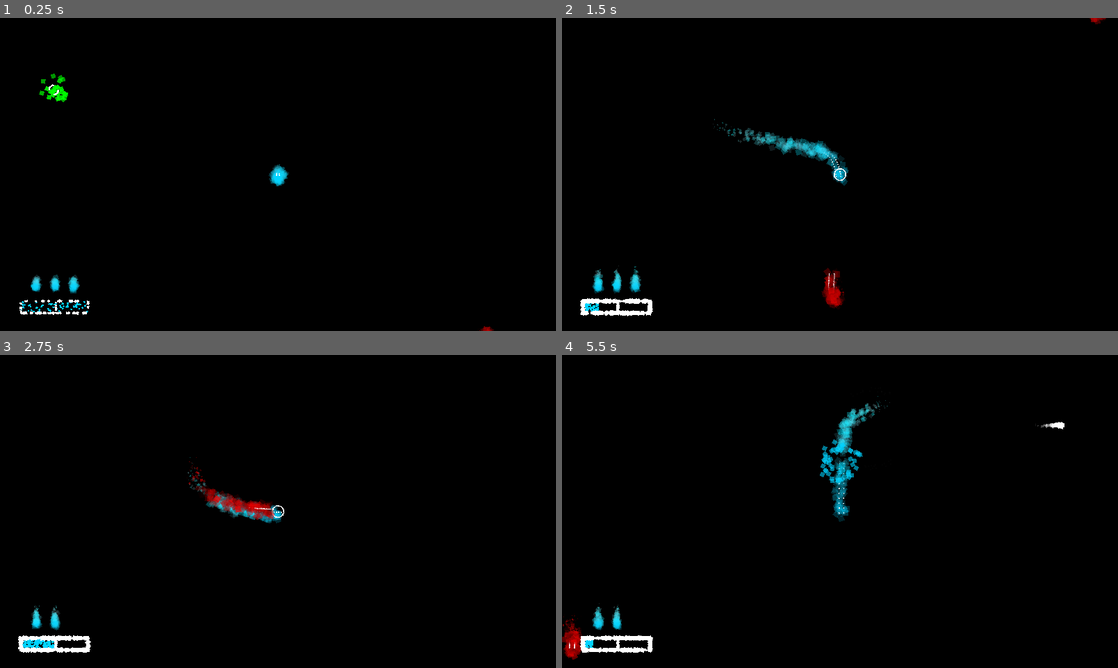
Above: before the commit, frames 1-4 (two rows, left to right).
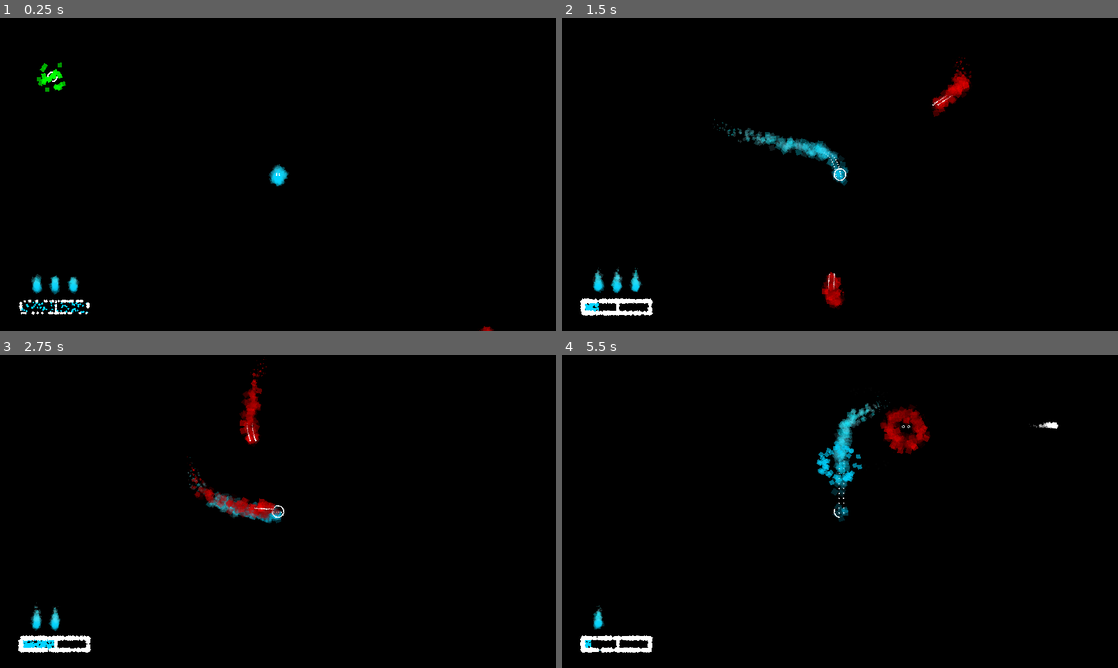
Above: after the commit, the same moments.

Repository: KirbyAndStuff/volatility
Game: Godot game, scene res://world.tscn
The game is run twice, just before and just after one commit, with the same random seed, the same clock (stepped at 60 frames per second) and the same inputs.
Inputs (mouse positions are in pixels of both pictures, inside the frame that each line leads up to):
- Up to frame 1 (0.25 s): no input
- Up to frame 2 (1.5 s): move the mouse to (962, 158) at 0.52 s; hold D (blue_right) 0.53-1.28 s; hold Shift (dash) 0.53-1.28 s; move the mouse to (728, 190) at 1.27 s; hold S (blue_down) from 1.28 s (still down); tap Shift (dash) at 1.35 s
- Up to frame 3 (2.75 s): move the mouse to (333, 442) at 2.02 s; release S (blue_down) at 2.03 s; press the mouse at (333, 442) at 2.03 s; hold D (blue_right) from 2.03 s (still down); tap Shift (dash) at 2.3 s
- Up to frame 4 (5.5 s): move the mouse to (812, 574) at 2.77 s; release D (blue_right) at 2.78 s; release the mouse at (812, 574) at 2.78 s; hold W (blue_up) 2.78-3.53 s; right-click (812, 574) at 2.85 s; tap Shift (dash) at 3.05, 4.35, 5.3 s; move the mouse to (1006, 558) at 3.52 s; hold Shift (dash) 3.53-4.28 s; hold A (blue_left) 3.53-5.03 s; move the mouse to (673, 464) at 4.27 s; move the mouse to (867, 511) at 5.02 s; press the mouse at (867, 511) at 5.03 s; hold S (blue_down) from 5.03 s (still down)

The runs differ from the first frame. In frame 1, 0.8% of the frame differs, in the area x 3-17%, y 14-95%; in frame 2, 1.0%; in frame 3, 1.5%; in frame 4, 2.3%, in the area x 0-91%, y 15-98%.

Commit message:
added green hurt particles

Diff:
--- a/enemies/green/green.gd
+++ b/enemies/green/green.gd
@@ -1,4 +1,6 @@
 extends CharacterBody2D
+
+var green_hurt := preload("res://enemies/green/green_hurt.tscn")
 
 var green_health = 3
 var shoot_at_player = false
@@ -15,6 +17,9 @@
 
 func _on_playerdeath_area_entered(area):
 	if area.name == "bullet_hurtbox":
+		var effect := green_hurt.instantiate()
+		effect.position = position
+		get_parent().add_child(effect)
 		green_health -= 1
 	if area.name == "parried_hurtbox":
 		green_health -= 2
--- a/enemies/green/green.tscn
+++ b/enemies/green/green.tscn
@@ -83,7 +83,6 @@
 shape = SubResource("CircleShape2D_mawf4")
 
 [node name="GunTimer" type="Timer" parent="."]
-wait_time = 0.8
 
 [connection signal="area_entered" from="playerdeath" to="." method="_on_playerdeath_area_entered"]
 [connection signal="body_entered" from="player_detection" to="." method="_on_player_detection_body_entered"]
--- a/enemies/green/green_bullet.gd
+++ b/enemies/green/green_bullet.gd
@@ -1,8 +1,10 @@
 extends CharacterBody2D
 
 var direction := Vector2.ZERO
+var green_bullet_death := preload("res://enemies/green/green_bullet_death.tscn")
 
 @export var speed := 1000.0
+var attack_player = false
 
 func shoot(from: Vector2, to: Vector2):
 	global_position = from
@@ -13,4 +15,22 @@
 	position += direction * speed * delta
 
 func _on_timer_timeout() -> void:
+	var effect := green_bullet_death.instantiate()
+	effect.position = position
+	get_parent().add_child(effect)
 	queue_free()
+
+func _process(delta):
+	if attack_player and (get_node("../player").i_frames) == false and (get_node("../player").dashi_frames) == false:
+		(get_node("../player").health) -= 1
+		(get_node("../player").i_frames) = true
+		(get_node("../player").player_hurt_particles())
+		(get_node("../player").framefreeze(0.4, 0.3))
+
+func _on_green_bullet_hurtbox_body_entered(body):
+	if body.name == "player":
+		attack_player = true
+
+func _on_green_bullet_hurtbox_body_exited(body):
+	if body.name == "player":
+		attack_player = false
--- a/enemies/green/green_bullet.tscn
+++ b/enemies/green/green_bullet.tscn
@@ -82,10 +82,12 @@
 wait_time = 2.0
 autostart = true
 
-[node name="green_bullet_hurtbox" type="Area2D" parent="."]
+[node name="green_bullet_hurtbox" type="Area2D" parent="." groups=["attack"]]
 position = Vector2(60, 0)
 
 [node name="CollisionPolygon2D" type="CollisionPolygon2D" parent="green_bullet_hurtbox"]
 polygon = PackedVector2Array(-25, 0, 0, -9, 8, 0, 0, 9)
 
 [connection signal="timeout" from="Timer" to="." method="_on_timer_timeout"]
+[connection signal="body_entered" from="green_bullet_hurtbox" to="." method="_on_green_bullet_hurtbox_body_entered"]
+[connection signal="body_exited" from="green_bullet_hurtbox" to="." method="_on_green_bullet_hurtbox_body_exited"]
--- /dev/null
+++ b/enemies/green/green_bullet_death.gd
@@ -0,0 +1,8 @@
+extends CPUParticles2D
+
+func _ready():
+	emitting = true
+
+func _process(delta):
+	if !emitting:
+		queue_free()
--- /dev/null
+++ b/enemies/green/green_bullet_death.tscn
@@ -0,0 +1,31 @@
+[gd_scene load_steps=4 format=3 uid="uid://dcqu666b30hjn"]
+
+[ext_resource type="Script" path="res://enemies/green/green_bullet_death.gd" id="1_73dsc"]
+
+[sub_resource type="Curve" id="Curve_etr61"]
+_data = [Vector2(0, 1), 0.0, 0.0, 0, 0, Vector2(0.252747, 1), 0.0, 0.0, 0, 0, Vector2(1, 0), 0.0, 0.0, 0, 0]
+point_count = 3
+
+[sub_resource type="Gradient" id="Gradient_ek7y6"]
+offsets = PackedFloat32Array(0, 0.516556)
+colors = PackedColorArray(0, 1, 0, 1, 0, 1, 0, 0)
+
+[node name="green_bullet_death" type="CPUParticles2D"]
+emitting = false
+amount = 30
+lifetime = 0.8
+one_shot = true
+explosiveness = 1.0
+spread = 180.0
+gravity = Vector2(0, 0)
+initial_velocity_min = 50.0
+initial_velocity_max = 50.0
+angular_velocity_min = -180.0
+angular_velocity_max = 180.0
+angle_min = -180.0
+angle_max = 180.0
+scale_amount_min = 7.0
+scale_amount_max = 7.0
+scale_amount_curve = SubResource("Curve_etr61")
+color_ramp = SubResource("Gradient_ek7y6")
+script = ExtResource("1_73dsc")
--- /dev/null
+++ b/enemies/green/green_hurt.gd
@@ -0,0 +1,4 @@
+extends CPUParticles2D
+
+func _ready():
+	emitting = true
--- /dev/null
+++ b/enemies/green/green_hurt.tscn
@@ -0,0 +1,34 @@
+[gd_scene load_steps=4 format=3 uid="uid://0navreebg3gq"]
+
+[ext_resource type="Script" path="res://enemies/green/green_hurt.gd" id="1_leb1o"]
+
+[sub_resource type="Curve" id="Curve_rlgok"]
+_data = [Vector2(0, 1), 0.0, 0.0, 0, 0, Vector2(1, 0), 0.0, 0.0, 0, 0]
+point_count = 2
+
+[sub_resource type="Gradient" id="Gradient_s1dw7"]
+offsets = PackedFloat32Array(0.013245, 1)
+colors = PackedColorArray(1, 1, 1, 1, 1, 1, 1, 0)
+
+[node name="green_hurt" type="CPUParticles2D"]
+emitting = false
+amount = 30
+lifetime = 0.5
+one_shot = true
+explosiveness = 1.0
+emission_shape = 1
+emission_sphere_radius = 20.0
+spread = 180.0
+gravity = Vector2(0, 0)
+initial_velocity_min = 200.0
+initial_velocity_max = 200.0
+angular_velocity_min = -180.0
+angular_velocity_max = 180.0
+angle_min = -180.0
+angle_max = 180.0
+scale_amount_min = 25.0
+scale_amount_max = 25.0
+scale_amount_curve = SubResource("Curve_rlgok")
+color = Color(0, 1, 0, 1)
+color_ramp = SubResource("Gradient_s1dw7")
+script = ExtResource("1_leb1o")
--- a/player/attacks/bullet4.gd
+++ b/player/attacks/bullet4.gd
@@ -1,7 +1,7 @@
 extends CharacterBody2D
 
 var direction := Vector2.ZERO
-var plbullet_death := preload("res://player/attacks/bullet_death.tscn")
+var bullet_death := preload("res://player/attacks/bullet_death.tscn")
 
 @export var speed := 1500.0
 
@@ -14,7 +14,7 @@
 	position += direction * speed * delta
 
 func _on_timer_timeout() -> void:
-	var effect := plbullet_death.instantiate()
+	var effect := bullet_death.instantiate()
 	effect.position = position
 	get_parent().add_child(effect)
 	queue_free()
--- a/player/attacks/bullet_4.tscn
+++ b/player/attacks/bullet_4.tscn
@@ -21,7 +21,7 @@
 script = ExtResource("1_p2t35")
 
 [node name="bullet_body" type="CPUParticles2D" parent="."]
-position = Vector2(67, 0)
+position = Vector2(47, 0)
 amount = 40
 lifetime = 0.5
 preprocess = 1.0
@@ -45,7 +45,7 @@
 autostart = true
 
 [node name="explosion_bottom" type="CPUParticles2D" parent="."]
-position = Vector2(58, 0)
+position = Vector2(47, 0)
 amount = 20
 lifetime = 0.85
 explosiveness = 1.0
@@ -63,7 +63,7 @@
 color_ramp = SubResource("Gradient_6ciq3")
 
 [node name="explosion_top" type="CPUParticles2D" parent="."]
-position = Vector2(58, 0)
+position = Vector2(47, 0)
 amount = 20
 lifetime = 0.85
 explosiveness = 1.0
@@ -81,7 +81,6 @@
 color_ramp = SubResource("Gradient_6ciq3")
 
 [node name="bullet_hurtbox" type="Area2D" parent="."]
-position = Vector2(20, 0)
 
 [node name="CollisionPolygon2D" type="CollisionPolygon2D" parent="bullet_hurtbox"]
 position = Vector2(44.4683, 1)
--- a/player/attacks/bullet_death.tscn
+++ b/player/attacks/bullet_death.tscn
@@ -1,29 +1,31 @@
-[gd_scene load_steps=3 format=3 uid="uid://b0igxnnwh8j42"]
+[gd_scene load_steps=4 format=3 uid="uid://b0igxnnwh8j42"]
 
 [ext_resource type="Script" path="res://player/attacks/bullet_death.gd" id="1_rtsd2"]
 
+[sub_resource type="Curve" id="Curve_fblxs"]
+_data = [Vector2(0, 1), 0.0, 0.0, 0, 0, Vector2(0.247253, 1), 0.0, 0.0, 0, 0, Vector2(1, 0), 0.0, 0.0, 0, 0]
+point_count = 3
+
 [sub_resource type="Gradient" id="Gradient_naxm6"]
-offsets = PackedFloat32Array(0, 0.596026)
+offsets = PackedFloat32Array(0, 0.523179)
 colors = PackedColorArray(1, 1, 1, 1, 1, 1, 1, 0)
 
 [node name="bullet_death" type="CPUParticles2D"]
-position = Vector2(54, -10)
 emitting = false
-amount = 30
+amount = 40
 lifetime = 0.8
 one_shot = true
 explosiveness = 1.0
-emission_shape = 3
-emission_rect_extents = Vector2(2, 1)
 spread = 180.0
 gravity = Vector2(0, 0)
 initial_velocity_min = 50.0
 initial_velocity_max = 50.0
-angular_velocity_min = -720.0
-angular_velocity_max = 720.0
-angle_min = -720.0
-angle_max = 720.0
-scale_amount_min = 5.0
-scale_amount_max = 5.0
+angular_velocity_min = -180.0
+angular_velocity_max = 180.0
+angle_min = -180.0
+angle_max = 180.0
+scale_amount_min = 10.0
+scale_amount_max = 10.0
+scale_amount_curve = SubResource("Curve_fblxs")
 color_ramp = SubResource("Gradient_naxm6")
 script = ExtResource("1_rtsd2")
--- a/world.tscn
+++ b/world.tscn
@@ -22,7 +22,7 @@
 script = ExtResource("6_2hp6k")
 
 [node name="red" parent="." instance=ExtResource("2_rl18w")]
-position = Vector2(1616, -472)
+position = Vector2(1149, -198)
 
 [node name="red2" parent="." instance=ExtResource("2_rl18w")]
 position = Vector2(716, 568)
@@ -32,6 +32,12 @@
 
 [node name="red4" parent="." instance=ExtResource("2_rl18w")]
 position = Vector2(-603, 648)
+
+[node name="green" parent="." instance=ExtResource("7_nka32")]
+position = Vector2(-779, -337)
+
+[node name="green2" parent="." instance=ExtResource("7_nka32")]
+position = Vector2(-763, -916)
 
 [node name="ui" type="CanvasLayer" parent="."]
 
@@ -58,6 +64,3 @@
 grow_horizontal = 1
 grow_vertical = 1
 metadata/_edit_use_anchors_ = true
-
-[node name="green" parent="." instance=ExtResource("7_nka32")]
-position = Vector2(-774, -292)
